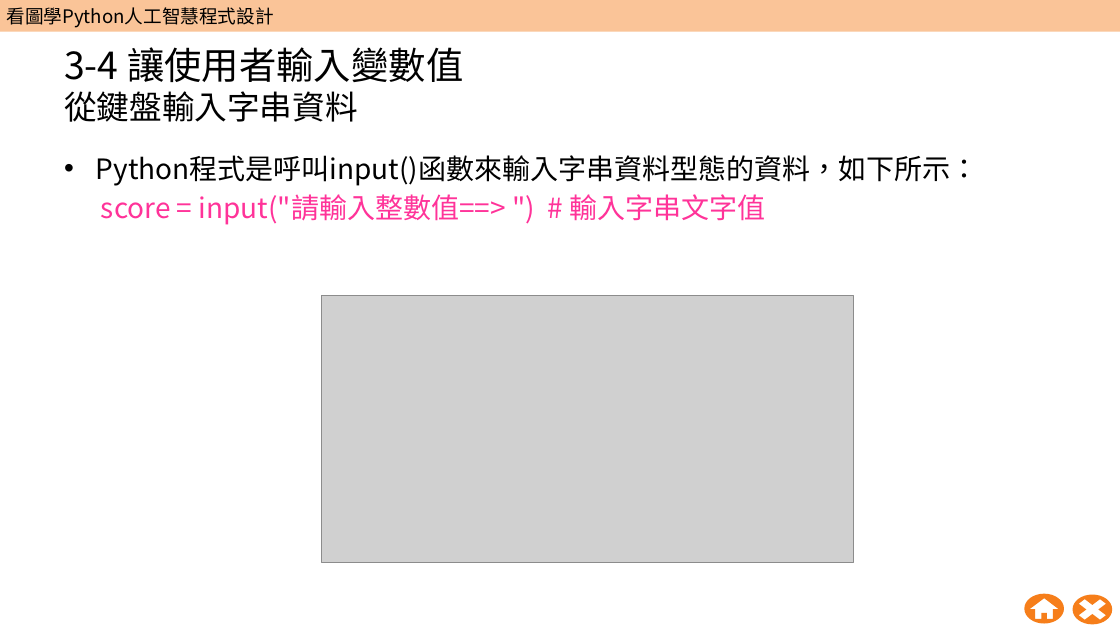
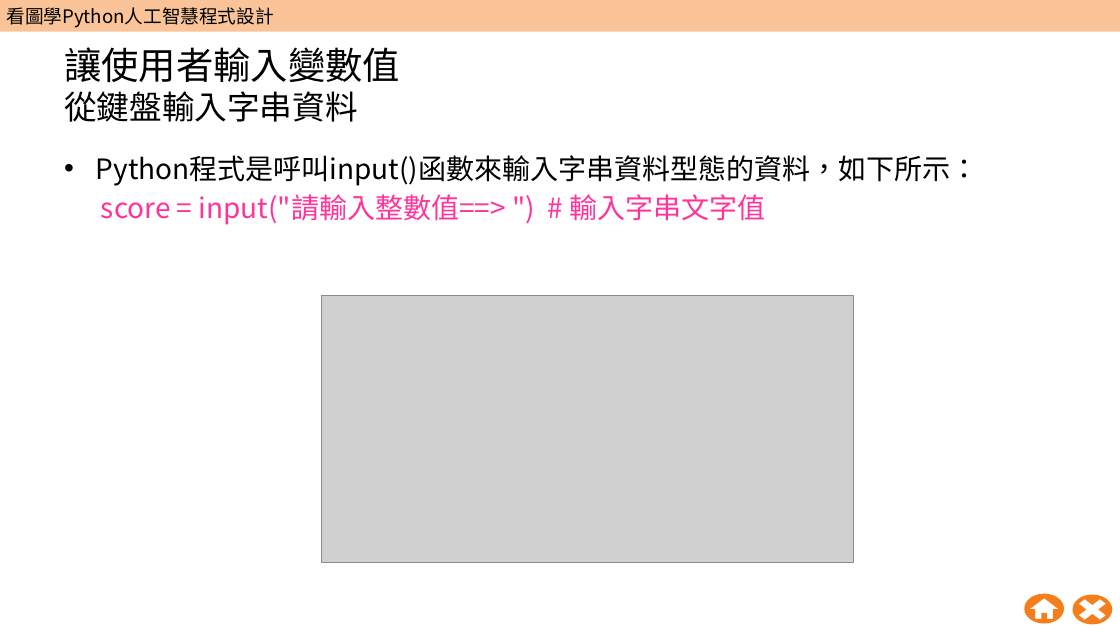
Before and after one commit to wangsungwen/Python-Artificial-Intelligence-Instruction, a slide deck: slide 51 of 五週Python人工智慧教學包/第1週/W01_教學簡報.pptx (slide 52 before the commit). Drawn at 1120x630 pixels with LibreOffice and Linux fonts; fonts in the diff are those of the drawing; grey boxes stand for pictures; background and template pictures are left out. Boxes give left, top, right and bottom in pixels: in the first picture for what was removed or moved away, otherwise in the second. Text is boxed around its words. In the diff, an @@ line names an element or a change of style, - is before the commit and + after.

```diff
--- a/五週Python人工智慧教學包/第1週/W01_教學簡報.pptx
+++ b/五週Python人工智慧教學包/第1週/W01_教學簡報.pptx
@@ title at [64,47,400,122]: text changed @@
-3-4 讓使用者輸入變數值
-從鍵盤輸入字串資料
+讓使用者輸入變數值
+從鍵盤輸入字串資料
```
Also in this commit, not shown: 22 other slides changed, 1 slide removed.
